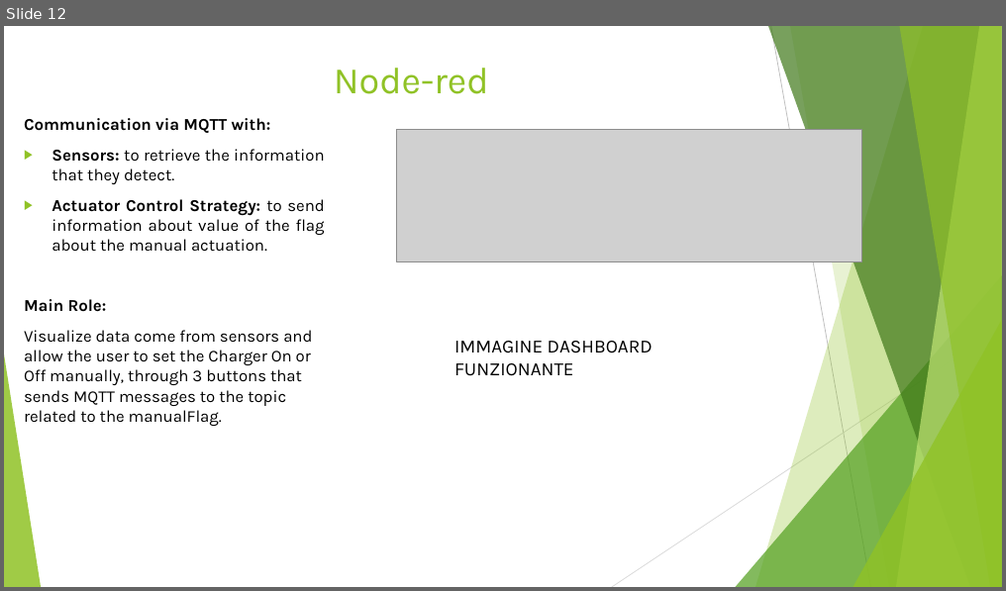
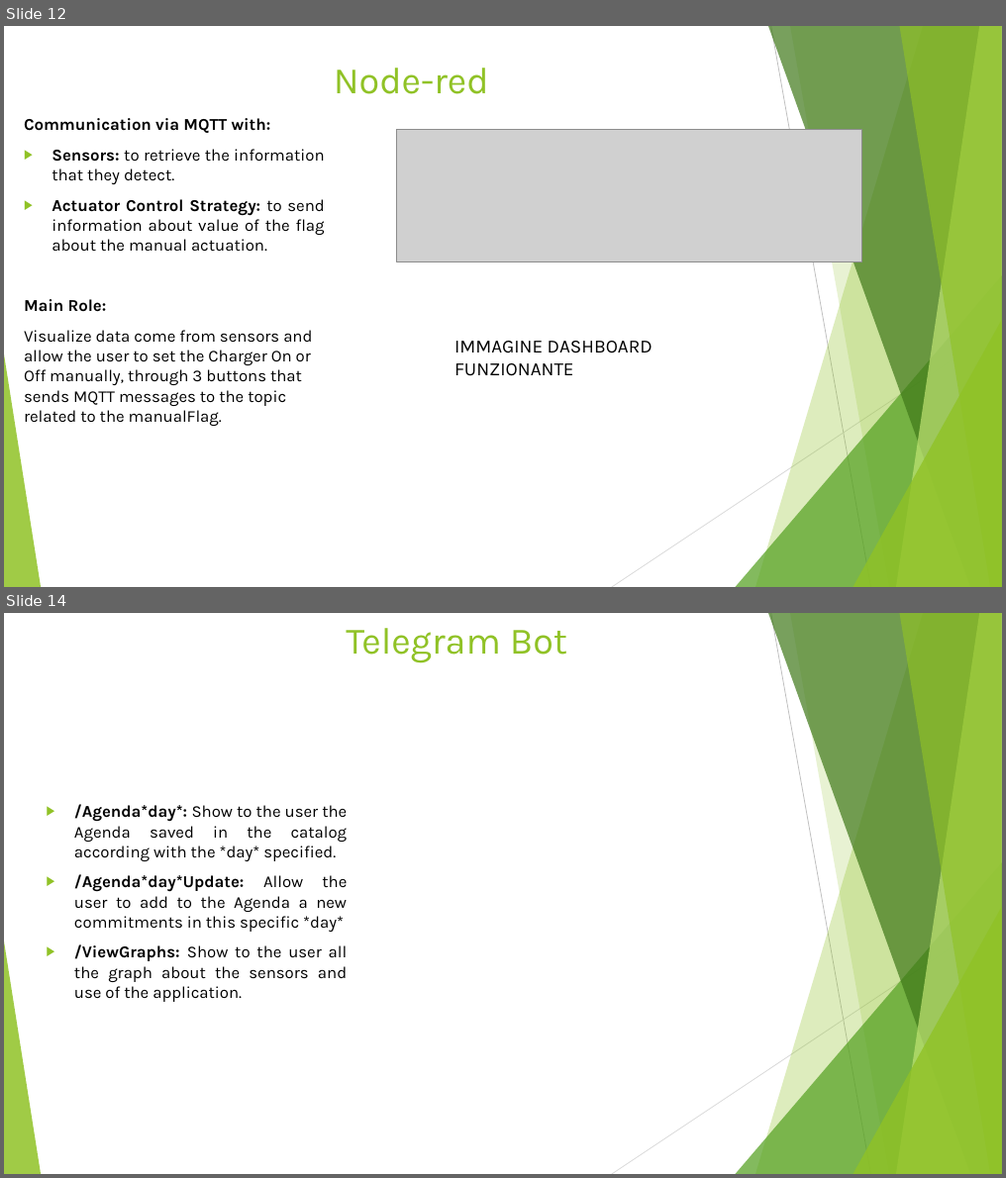
Before and after one commit to annageraci/Battery_Charger_Smart, a slide deck: Materiale Extra/Presentazione del progetto .pptx. Shown one above the other, each under a label of ours: slide 12 before the commit, slides 12 and 14 after it; the slides between them are not shown. The pictures are 1006x591 and 1006x1178 pixels, drawn with LibreOffice and Linux fonts; fonts in the diff are those of the drawing; grey boxes stand for pictures. Boxes give left, top, right and bottom in pixels: in the first picture for what was removed or moved away, otherwise in the second. Text is boxed around its words. In the diff, an @@ line names an element or a change of style, - is before the commit and + after.

Commit message:
TelegramBot

```diff
--- a/Materiale Extra/Presentazione del progetto .pptx
+++ b/Materiale Extra/Presentazione del progetto .pptx
@@ slide 14 added at [4,613,1002,1174], background #FFFFFF; not listed: 10 template elements that a slide beside it also shows @@
@@ title added at [346,628,567,663], 36 pt, text #90C226 @@
+Telegram Bot
@@ text added at [74,804,348,1002], 16 pt, text #000000 @@
+▶ /Agenda*day*: Show to the user the Agenda saved in the catalog according with the *day* specified.
+▶ /Agenda*day*Update: Allow the user to add to the Agenda a new commitments in this specific *day*
+▶ /ViewGraphs: Show to the user all the graph about the sensors and use of the application.
```
Also in this commit, not shown: 2 other slides added, 1 slide removed.
